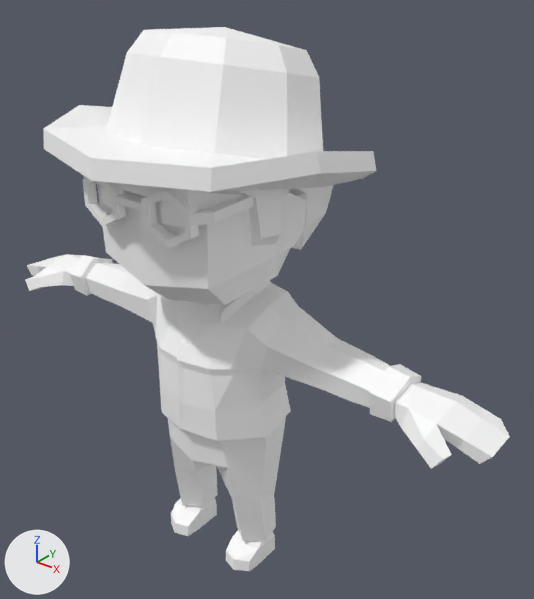
Two versions of the glTF model assets/synty/characters_mini/models/SK_Western_TownMan_01.glb, one commit apart.
One viewpoint serves both versions: a 50 mm camera at (1.609, -1.706, 2.219) aimed at (0.125, 0.148, 1.069). The axes (+X, +Y, +Z) are drawn at lower left. The lights are the same throughout.

Objects in the first picture: 'SK_Western_TownMan_01'.
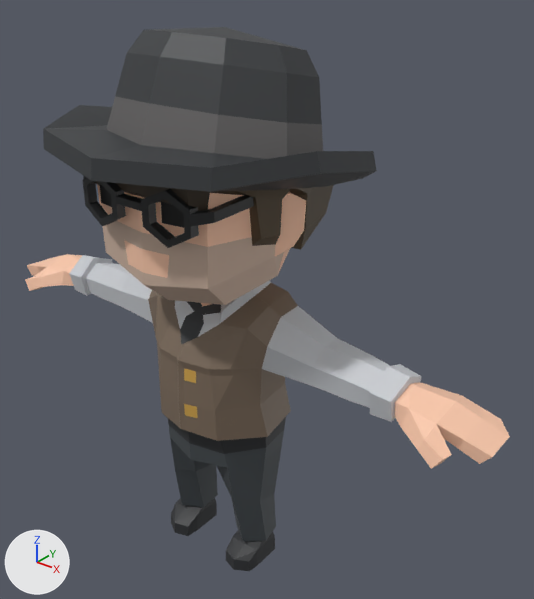
Pixel boxes [x1, y1, x2, y2] of what changed, in the pictures (534 x 599 px):
'SK_Western_TownMan_01', surface changed: [25, 27, 510, 571] in both

The change, as a diff of the scene's bpy script:
```diff
--- a/assets/synty/characters_mini/models/SK_Western_TownMan_01.glb.py
+++ b/assets/synty/characters_mini/models/SK_Western_TownMan_01.glb.py
@@ img_polygonminis_texture_01_a @@
+img_polygonminis_texture_01_a = load_image('PolygonMinis_Texture_01_A', '_unpacked/PolygonMinis_Texture_01_A', 1024, 1024, 'sRGB')
@@ mat_mini_chr266 @@
 mat_mini_chr266 = principled_material('Mini_Chr266')
-mat_mini_chr266.base_color = (1.0, 1.0, 1.0)  # white #ffffff
+mat_mini_chr266.texture = img_polygonminis_texture_01_a
 mat_mini_chr266.roughness = 0.553
```
